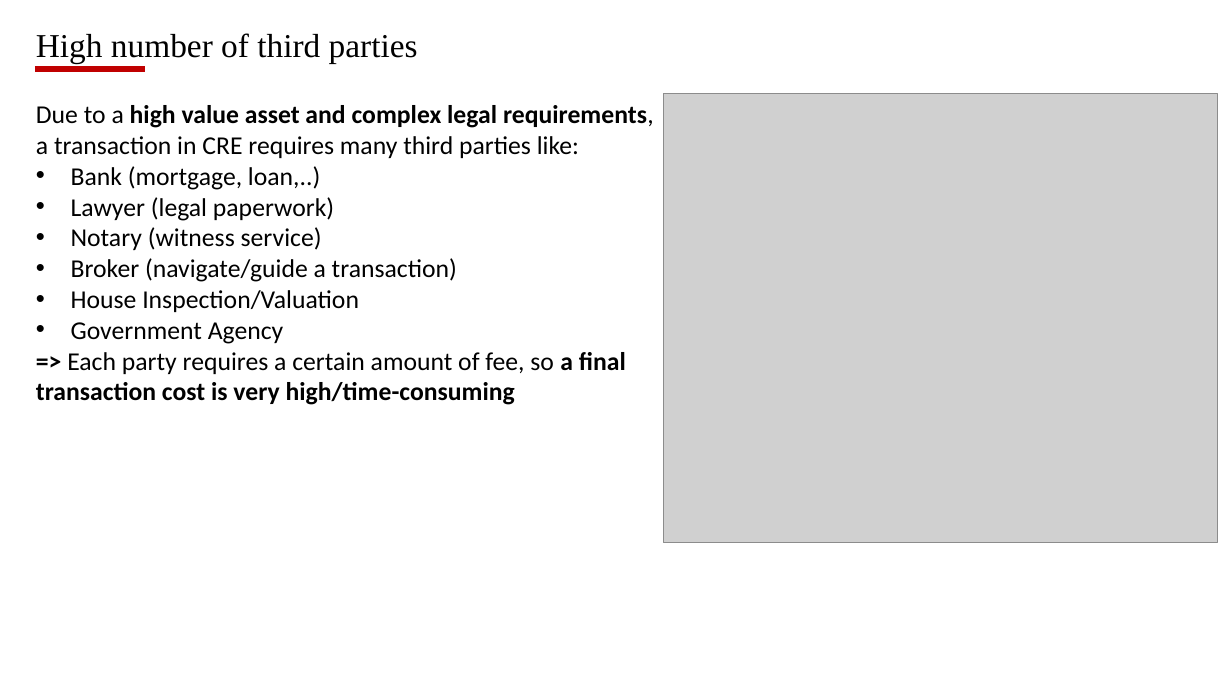
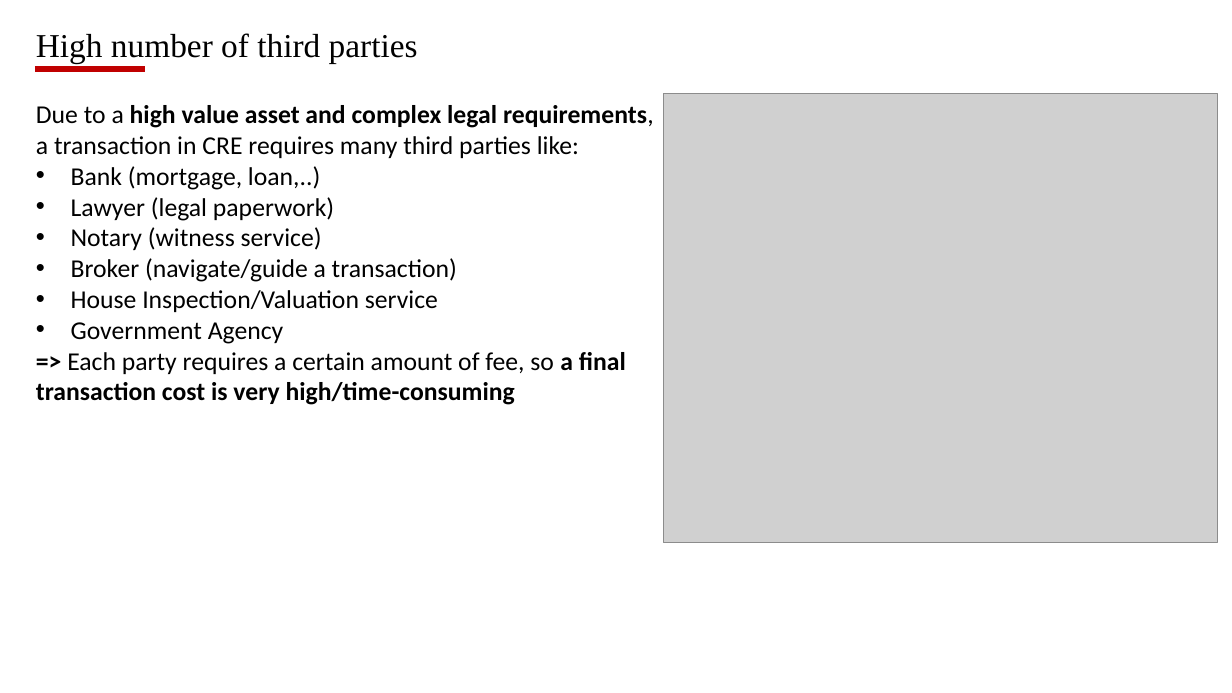
Before and after one commit to VinhQuocTran/Finalterm-Real-Estate-Blockchain, a slide deck: slide 2 of final_project_proposal.pptx. Drawn at 1232x693 pixels with LibreOffice and Linux fonts; fonts in the diff are those of the drawing; grey boxes stand for pictures. Boxes give left, top, right and bottom in pixels: in the first picture for what was removed or moved away, otherwise in the second. Text is boxed around its words. In the diff, an @@ line names an element or a change of style, - is before the commit and + after.

```diff
--- a/final_project_proposal.pptx
+++ b/final_project_proposal.pptx
@@ text at (71,290,438,312): text changed @@
-• House Inspection/Valuation
+• House Inspection/Valuation service
```
Also in this commit, not shown: 3 other slides changed, 4 slides added, 2 other files.
